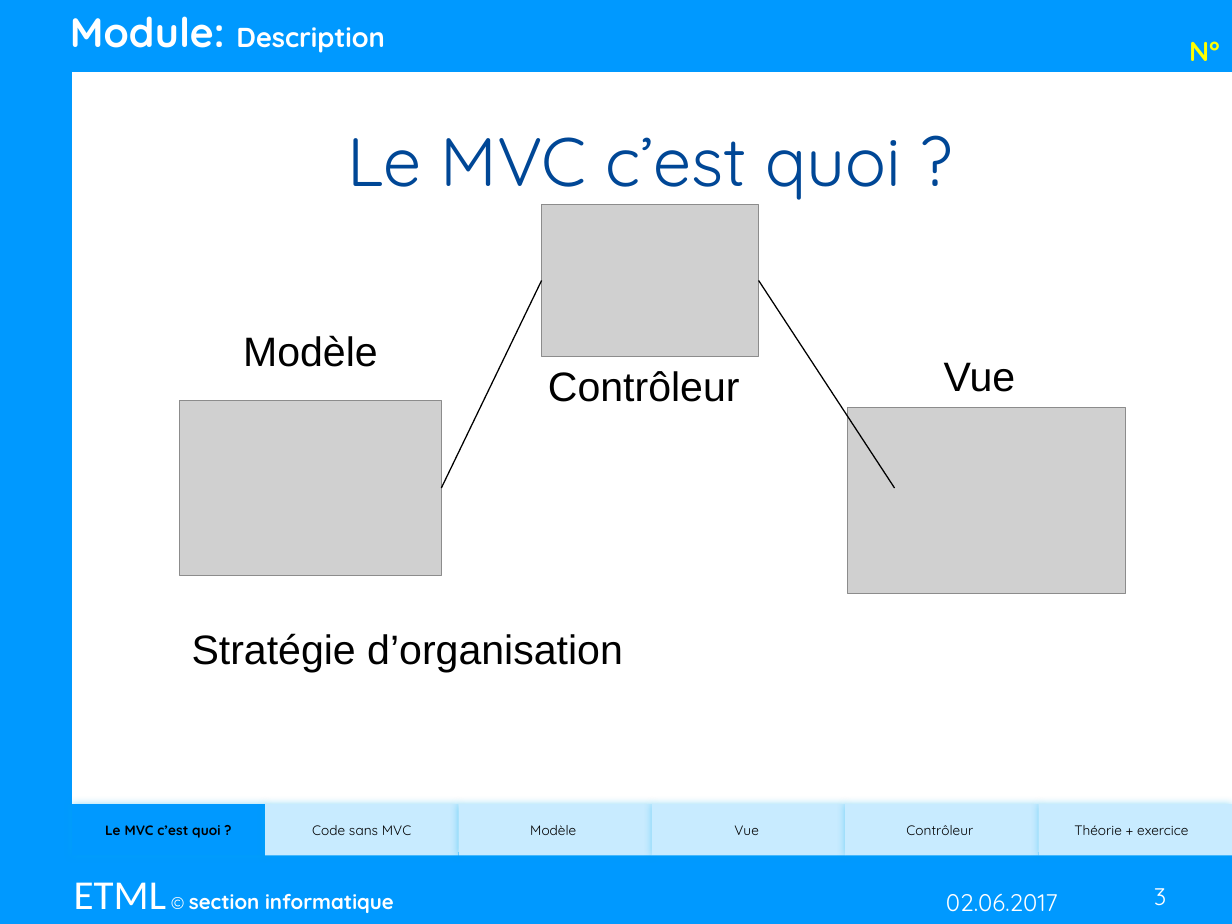
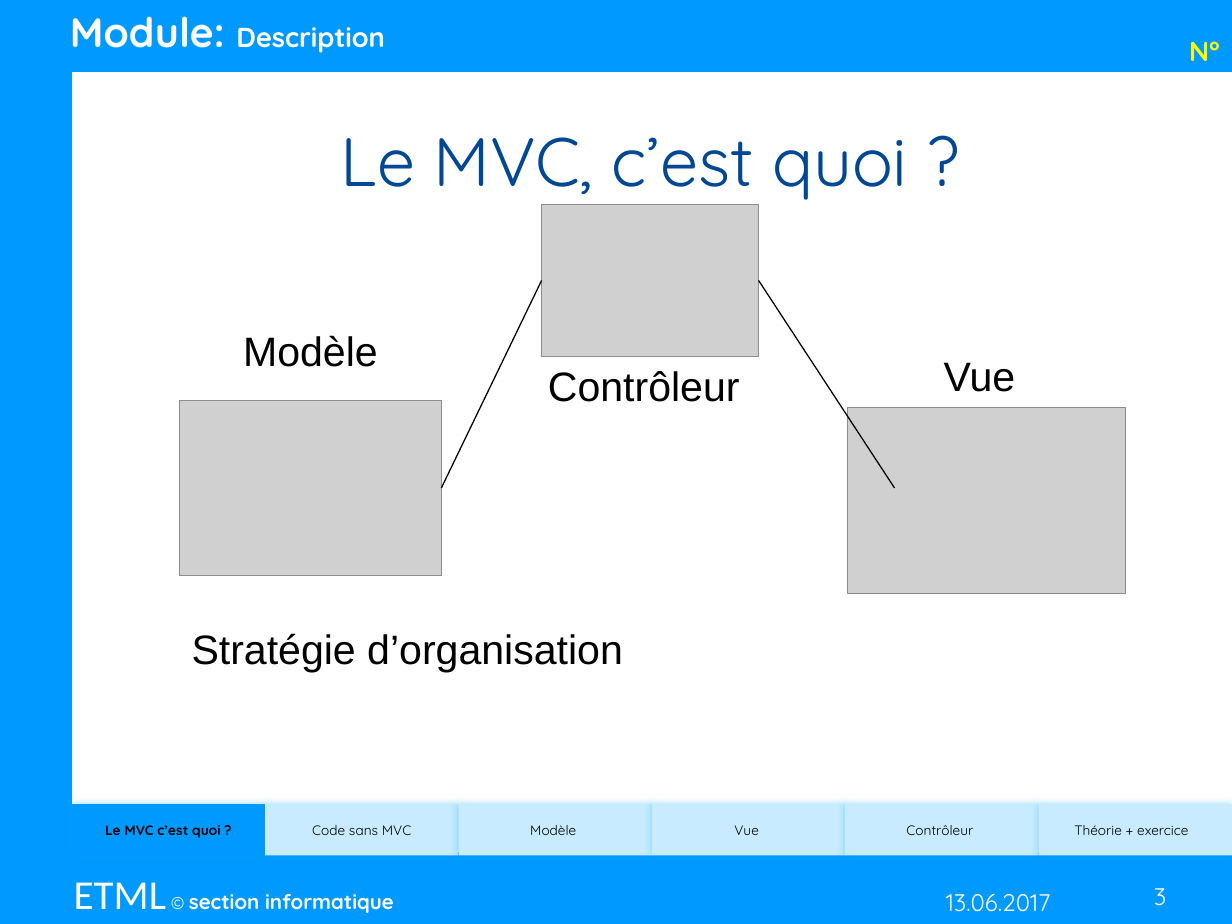
Before and after one commit to mayorjo/Demomot, a slide deck: slide 3 of MVC/MVC.pptm. Drawn at 1232x924 pixels with LibreOffice and Linux fonts; fonts in the diff are those of the drawing; grey boxes stand for pictures. Boxes give left, top, right and bottom in pixels: in the first picture for what was removed or moved away, otherwise in the second. Text is boxed around its words. In the diff, an @@ line names an element or a change of style, - is before the commit and + after.

```diff
--- a/MVC/MVC.pptm
+++ b/MVC/MVC.pptm
@@ title at (x1=341, y1=137, x2=907, y2=205): text changed @@
-Le MVC c’est quoi ?
+Le MVC, c’est quoi ?
@@ text at (x1=946, y1=893, x2=1051, y2=912): text changed @@
-02.06.2017
+13.06.2017
```
Also in this commit, not shown: 7 other slides changed, 5 other files.
